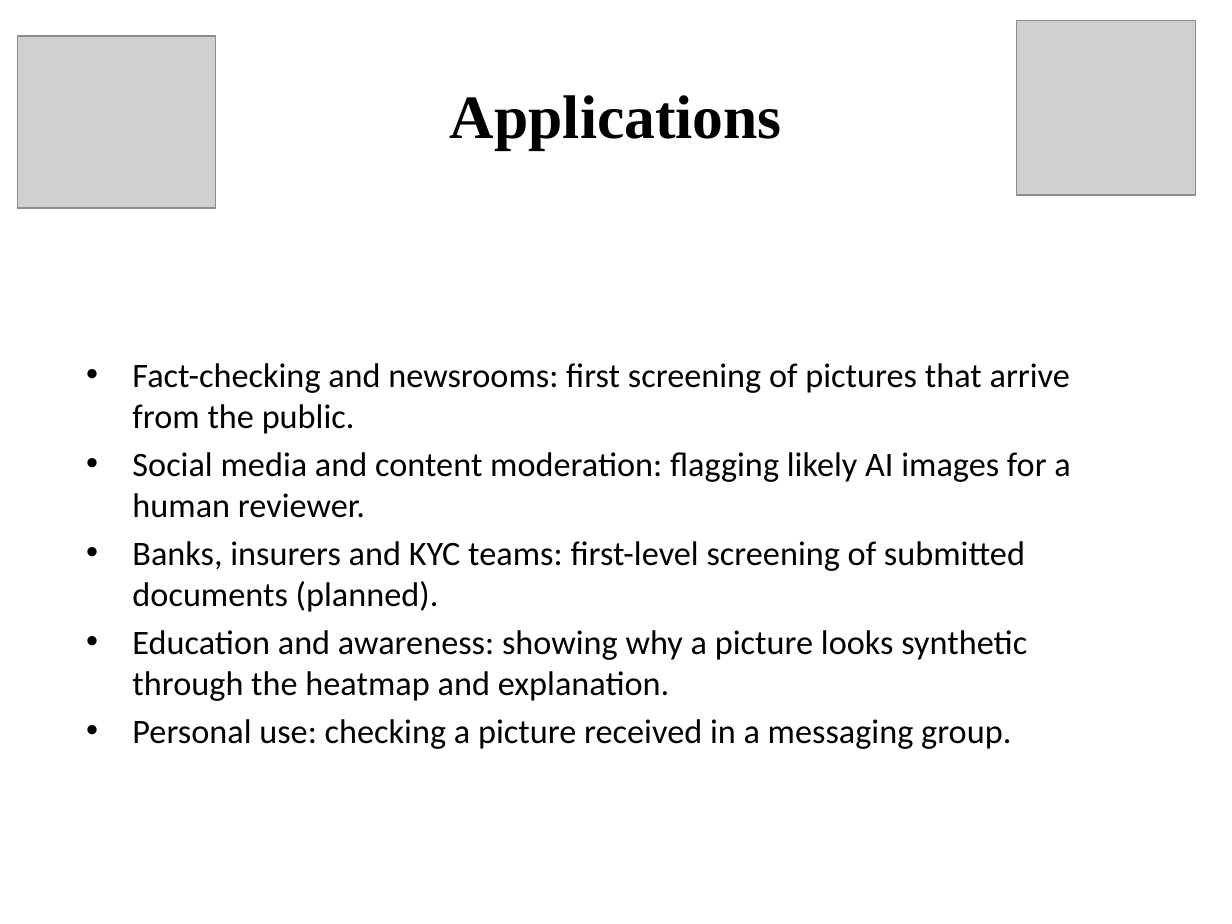
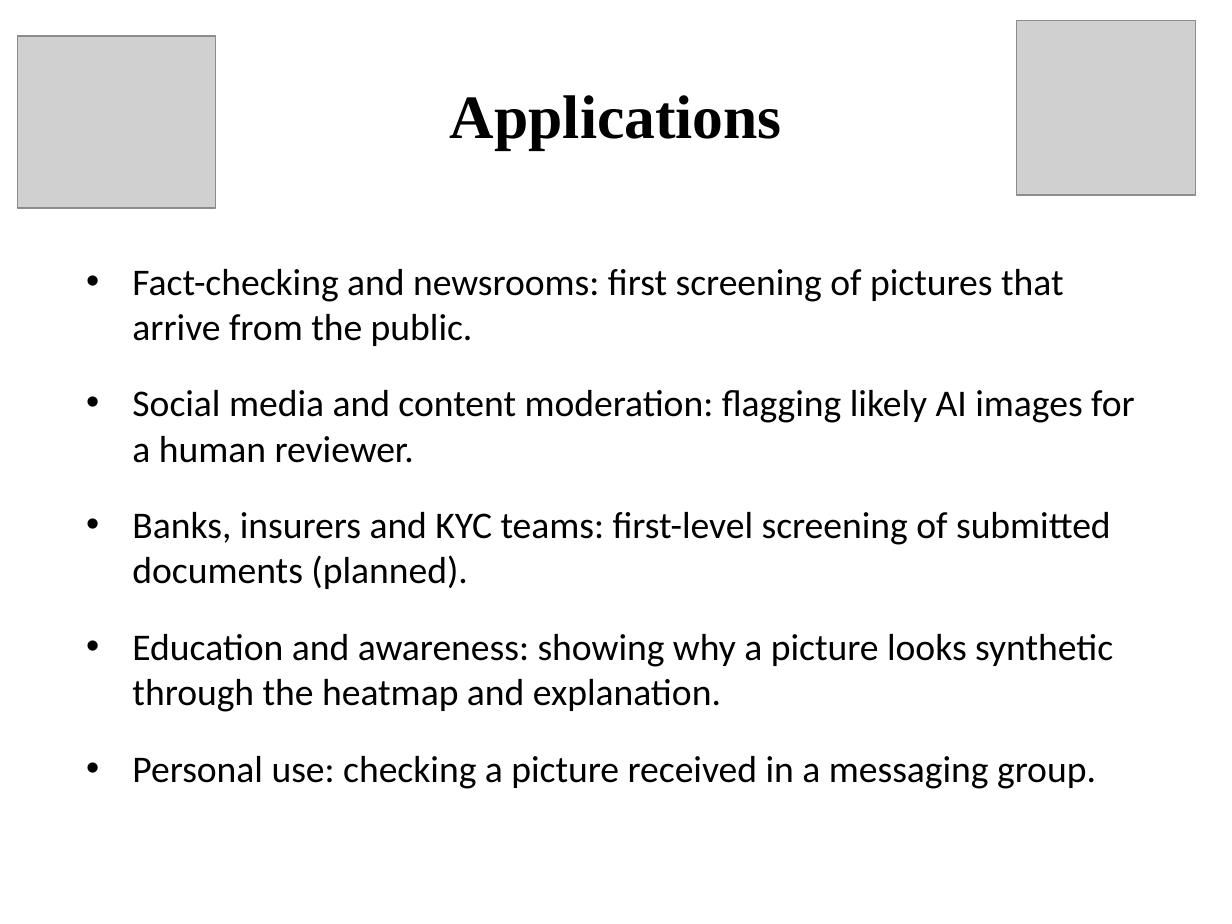
Before and after one commit to PawanBhandari03/DeepFake-Detection-Using-CrossGeneratorGeneralization, a slide deck: slide 36 of paper/reports/presentation/Final_Project_Presentation.pptx. Drawn at 1232x924 pixels with LibreOffice and Linux fonts; fonts in the diff are those of the drawing; grey boxes stand for pictures. Boxes give left, top, right and bottom in pixels: in the first picture for what was removed or moved away, otherwise in the second. Text is boxed around its words. In the diff, an @@ line names an element or a change of style, - is before the commit and + after.

```diff
--- a/paper/reports/presentation/Final_Project_Presentation.pptx
+++ b/paper/reports/presentation/Final_Project_Presentation.pptx
@@ text "Fact-checking and newsrooms: first screening ...": place and size @@
-text "Fact-checking and newsrooms: first screening ..." at [132,363,1070,749]
+text "Fact-checking and newsrooms: first screening ..." at [132,269,1135,789]
@@ text "Fact-checking and newsrooms: first screening ..." at [132,269,1135,789]: size 20 to 22 pt; more space between paragraphs @@
```
Also in this commit, not shown: 4 other slides changed, 1 other file.
